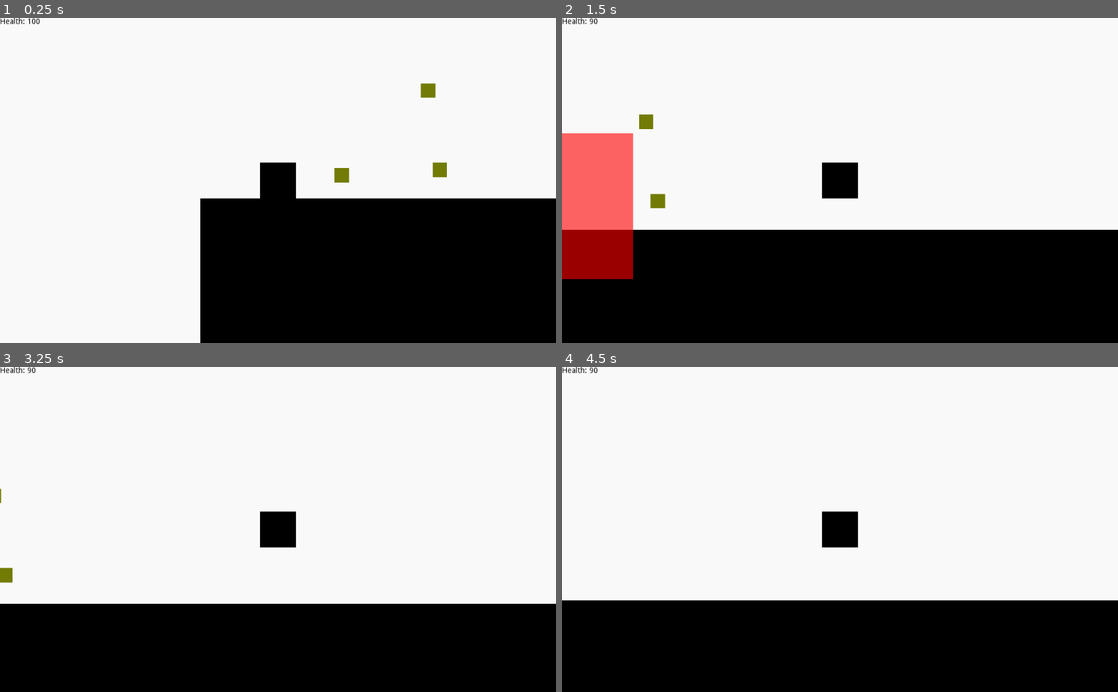
Above: before the commit, frames 1-4 (two rows, left to right).
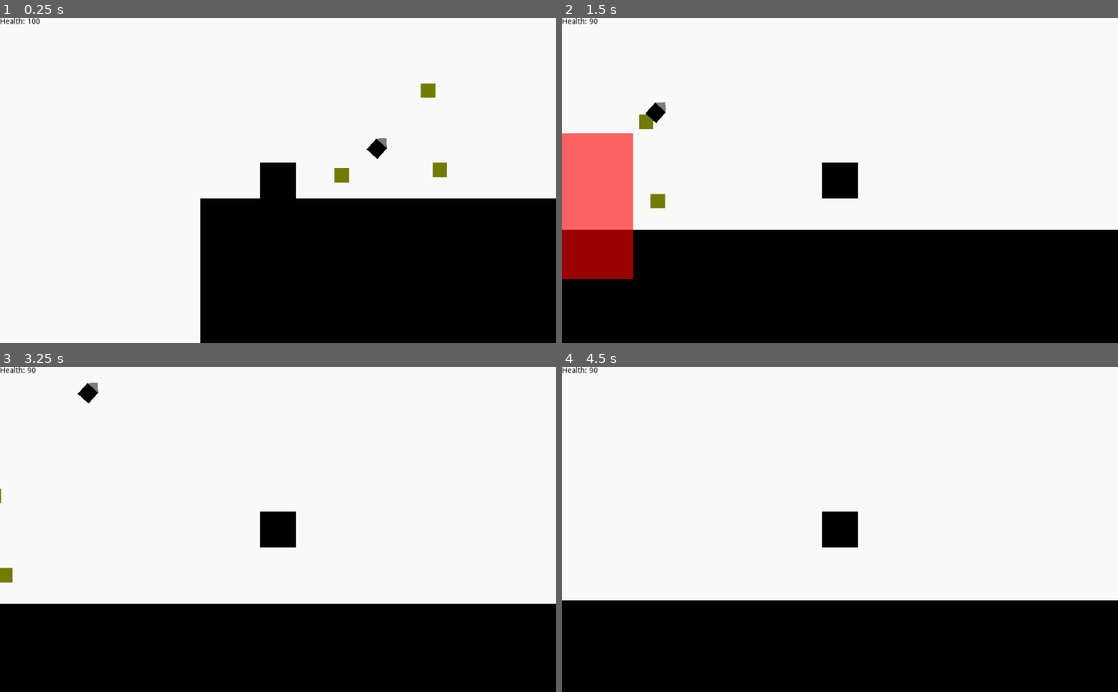
Above: after the commit, the same moments.

Repository: RavenJFelix/Square
Game: Godot game, scene res://testLevel/test.tscn
Same seed, same stepped clock (60 frames per second), same inputs: the game is played once before the commit and once after it. This scene is started directly instead of the project's main scene.
Inputs:
- Up to frame 1 (0.25 s): no input
- Up to frame 2 (1.5 s): hold Right (ui_right) from 0.53 s (still down); tap Up (ui_up) at 0.77 s
- Up to frame 3 (3.25 s): tap Up (ui_up) at 1.52, 3.02 s; release Right (ui_right) at 2.03 s; hold Left (ui_left) 2.03-2.78 s; hold Right (ui_right) from 2.78 s (still down)
- Up to frame 4 (4.5 s): tap Up (ui_up) at 3.77 s; release Right (ui_right) at 4.28 s; hold Left (ui_left) from 4.28 s (still down)

The runs differ from the first frame. In frame 1, 0.1% of the frame differs, in the area x 65-70%, y 36-44%; in frame 2, 0.2%; in frame 3, 0.2%, in the area x 13-18%, y 4-12%; in frame 4, nothing differs.

Commit message:
Add chaser with initial motion

Diff:
--- /dev/null
+++ b/entity/npc/enemies/chaser/chaser.gd
@@ -0,0 +1,17 @@
+extends KinematicBody2D
+enum MODE {chase, search}
+var vel = Vector2()
+var start_speed = 100
+# Declare member variables here. Examples:
+# var a = 2
+# var b = "text"
+var target
+# Called when the node enters the scene tree for the first time.
+func _ready():
+	vel = Vector2(0, -start_speed).rotated(rotation)
+
+func _physics_process(delta):
+	vel = move_and_slide(vel)
+# Called every frame. 'delta' is the elapsed time since the previous frame.
+#func _process(delta):
+#	pass
--- /dev/null
+++ b/entity/npc/enemies/chaser/chaser.tscn
@@ -0,0 +1,17 @@
+[gd_scene load_steps=2 format=2]
+
+[ext_resource path="res://entity/npc/enemies/chaser/chaser.gd" type="Script" id=1]
+
+[node name="Chaser" type="KinematicBody2D"]
+script = ExtResource( 1 )
+
+[node name="Area2D" type="Area2D" parent="."]
+
+[node name="Polygon2D" type="Polygon2D" parent="."]
+color = Color( 0, 0, 0, 1 )
+polygon = PoolVector2Array( -10, -10, 10, -10, 10, 10, -10, 10, -10, -10 )
+
+[node name="Polygon2D2" type="Polygon2D" parent="."]
+rotation = -3.14159
+color = Color( 0.482353, 0.482353, 0.482353, 1 )
+polygon = PoolVector2Array( -9.60176, 10.3083, 0, 20, 10, 10, -10, 10 )
--- a/testLevel/test.tscn
+++ b/testLevel/test.tscn
@@ -1,8 +1,9 @@
-[gd_scene load_steps=4 format=2]
+[gd_scene load_steps=5 format=2]
 
 [ext_resource path="res://map/basicPlatform.tscn" type="PackedScene" id=1]
 [ext_resource path="res://entity/pc/player/player.tscn" type="PackedScene" id=2]
 [ext_resource path="res://map/hazard/basic-mine/basic-mine.tscn" type="PackedScene" id=3]
+[ext_resource path="res://entity/npc/enemies/chaser/chaser.tscn" type="PackedScene" id=4]
 
 [node name="Node2D" type="Node2D"]
 
@@ -21,3 +22,7 @@
 
 [node name="BasicMine3" parent="." instance=ExtResource( 3 )]
 position = Vector2( 309.547, 89.1457 )
+
+[node name="Chaser" parent="." instance=ExtResource( 4 )]
+position = Vector2( 205.76, 78.3153 )
+rotation = 0.734214
